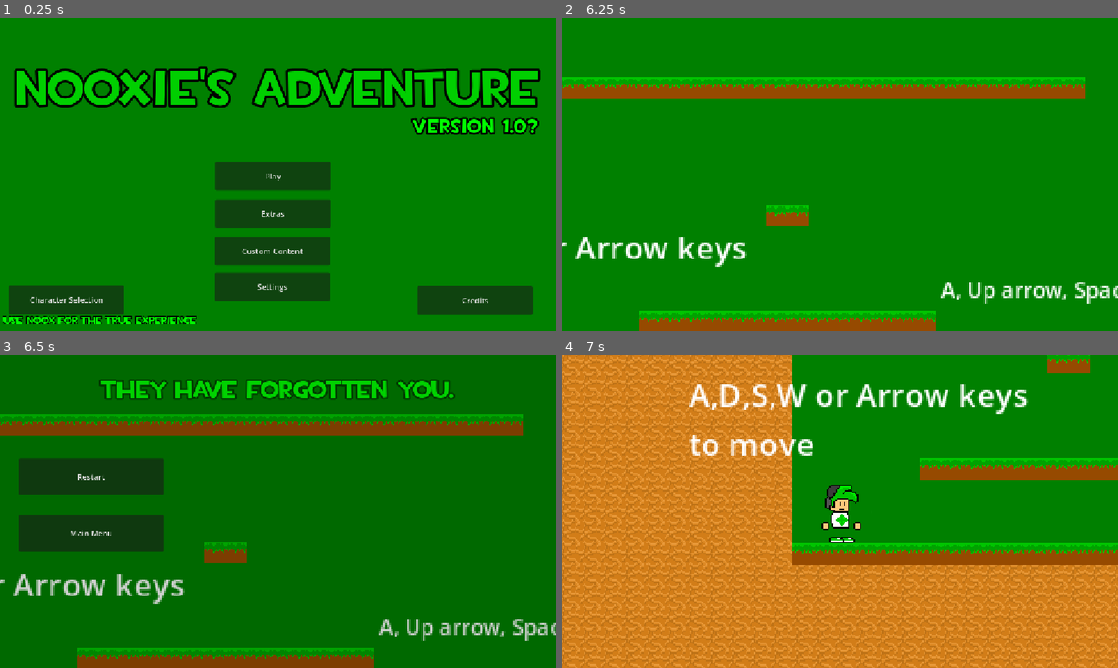
Above: before the commit, frames 1-4 (two rows, left to right).
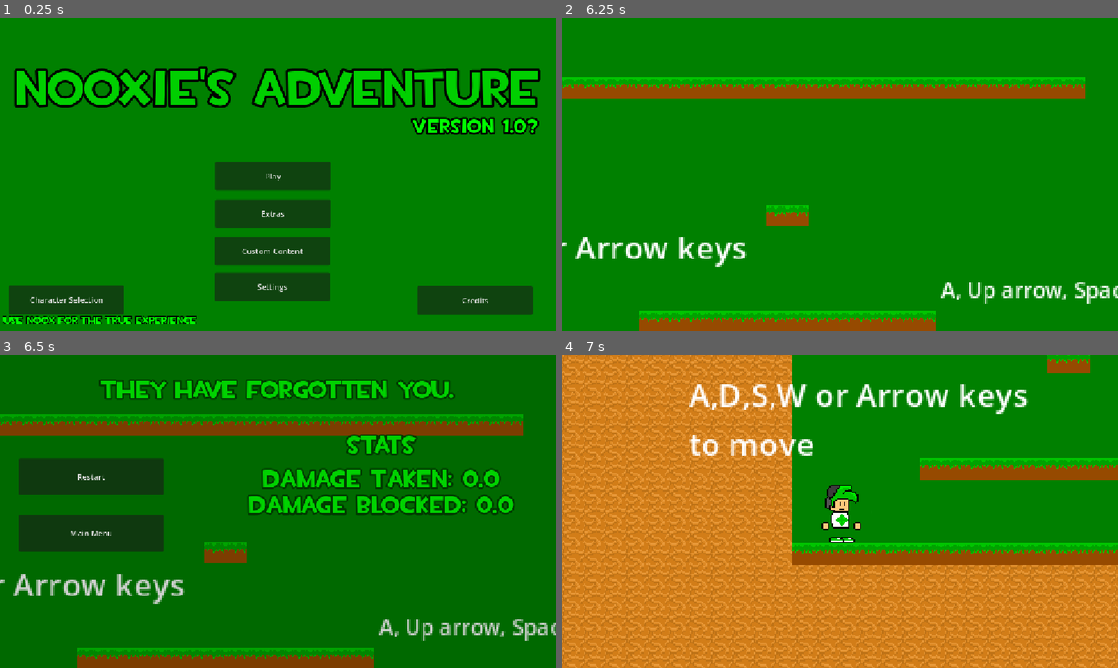
Above: after the commit, the same moments.

Repository: nooxTheHumanoid/nooxie-s-adventure-the-game
Game: Godot game, scene res://menu.tscn
Two runs of this game, one before a commit and one after it. Both use one fixed random seed, a clock stepped at 60 frames per second and the inputs below.
Inputs (mouse positions are in pixels of both pictures, inside the frame that each line leads up to):
- Up to frame 1 (0.25 s): no input
- Up to frame 2 (6.25 s): click "Play" at 0.5 s; tap Enter at 1.25 s; move the mouse to (962, 158) at 1.27 s; hold D (right) 1.28-2.78 s; right-click (962, 158) at 1.35 s; click (962, 158) at 1.42 s; tap Space (jump) at 1.52, 2.27, 3.77, 4.52, 5.27 s; move the mouse to (728, 190) at 2.02 s; click (728, 190) at 2.1 s; move the mouse to (895, 105) at 2.77 s; hold A (left) 2.78-3.53 s; tap 1 (slot1) at 2.85 s; move the mouse to (812, 237) at 3.52 s; hold D (right) 3.53-5.03 s; tap 2 (slot2) at 3.6 s; click (812, 237) at 3.67 s; move the mouse to (1006, 221) at 4.27 s; tap 3 (slot3) at 4.35 s; tap 7 (Suicide) at 4.9 s; move the mouse to (673, 127) at 5.02 s; hold A (left) 5.03-5.78 s; tap 4 (slot4) at 5.1 s; move the mouse to (867, 174) at 5.77 s; hold D (right) from 5.78 s (still down); hold Shift (sprint) from 5.78 s (still down); click (867, 174) at 5.92 s
- Up to frame 3 (6.5 s): keep holding D (right); keep holding Shift (sprint)
- Up to frame 4 (7 s): release D (right) at 6.5 s; release Shift (sprint) at 6.5 s; click "Restart" at 6.5 s

Frames 1-2 are identical in both runs. In frame 3, 5.0% of the frame differs, in the area x 44-93%, y 25-52%; in frame 4, nothing differs.

Commit message:
losing stats

Diff:
--- a/Scripts/player.gd
+++ b/Scripts/player.gd
@@ -98,6 +98,7 @@
 @export var Has_stamina = true
 @export var TauntName = "Taunt"
 @export var Hands = "NX"
+@export var can_wallclimb = true
 @export_group("")
 
 @export_group("Stomping Enemies")
@@ -183,6 +184,7 @@
 var InjuryAimSpeed = 1.0 #Used only for injuries
 @export var PainAmount = 100.0
 @export var mood = 100.0
+@export var visibility = 0.0
 var HeadInjurySpeed = 1.0
 var startedWithInstaAim = true
 var IwantDuckOrTaunt = "none" #This is so fucking bad!!!
@@ -237,6 +239,8 @@
 	health_bar.init_health(MaxHealth)
 	if shotty:
 		shotty.char_skin(Hands)
+	global.DamageTaken = 0.0
+	global.DamageBlocked = 0.0
 
 func _process(delta):
 	if Input.is_action_just_pressed("HoldFire"):
@@ -292,6 +296,7 @@
 	if HeadtraumaTime > 0.0:
 		Headtrauma = true
 		HeadtraumaTime -= delta * InjuryRecoveryMulti
+		visibility -= delta * 10.0
 	if InjuredArmTime > 0.0:
 		InjuredArm = true
 		InjuredArmTime -= delta * InjuryRecoveryMulti
@@ -632,8 +637,10 @@
 
 func died():
 	health -= (gethitdmg-(gethitdmg*(defence*0.01)))*DamageTakenMulti
+	global.DamageTaken += (gethitdmg-(gethitdmg*(defence*0.01)))*DamageTakenMulti
 	PainAmount -= (gethitdmg*1.5)
 	mood -= (gethitdmg/MoodMulti)
+	#global.DamageBlocked += (gethitdmg*(defence*0.01))*DamageTakenMulti
 	global.tempkills = 0
 	if health > 0:
 		health_bar.set_health(health)
--- a/global.gd
+++ b/global.gd
@@ -25,6 +25,9 @@
 # while playing
 var holdfire = false
 var fullDef = false
+# temp stats
+var DamageTaken = 0.0
+var DamageBlocked = 0.0
 func _process(_delta: float) -> void:
 	if Wave == 1:
 		maxenemies = 5
--- a/lose.gd
+++ b/lose.gd
@@ -2,12 +2,14 @@
 
 @onready var Text = $DeathText
 @onready var Music = $Music
+@onready var stats = $Stats
 @export_file var Level
 @export_file var path
 var randomText = randi_range(1,4)
 func _ready() -> void:
 	#visible = false
 	Music.playing = global.Music_Enabled
+	stats.text = "Damage Taken: " + str(global.DamageTaken) + "\nDamage Blocked: " + str(global.DamageBlocked - global.DamageTaken)
 	if get_tree().get_first_node_in_group("Player"):
 		get_tree().get_first_node_in_group("Player").queue_free()
 	if randomText == 1:
--- a/loseScreen.tscn
+++ b/loseScreen.tscn
@@ -47,6 +47,36 @@
 vertical_alignment = 1
 autowrap_mode = 2
 
+[node name="Stats" type="Label" parent="." unique_id=1173880020]
+offset_left = 440.1662
+offset_top = 236.0
+offset_right = 1144.0002
+offset_bottom = 464.0
+theme_override_colors/font_color = Color(0, 1, 0, 1)
+theme_override_colors/font_outline_color = Color(0, 0.27058825, 0, 1)
+theme_override_constants/outline_size = 15
+theme_override_fonts/font = ExtResource("3_12blp")
+theme_override_font_sizes/font_size = 50
+text = "Damage Taken: 0
+Damage Blocked: 0"
+horizontal_alignment = 1
+autowrap_mode = 2
+
+[node name="StatLabel" type="Label" parent="." unique_id=1936923816]
+offset_left = 440.1662
+offset_top = 159.0
+offset_right = 1144.0002
+offset_bottom = 225.0
+theme_override_colors/font_color = Color(0, 1, 0, 1)
+theme_override_colors/font_outline_color = Color(0, 0.27058825, 0, 1)
+theme_override_constants/outline_size = 15
+theme_override_fonts/font = ExtResource("3_12blp")
+theme_override_font_sizes/font_size = 50
+text = "Stats"
+horizontal_alignment = 1
+vertical_alignment = 1
+autowrap_mode = 2
+
 [node name="Music" type="AudioStreamPlayer" parent="." unique_id=1289680277]
 stream = ExtResource("3_auqi3")
 volume_db = 4.0
--- a/things/playerWeapons/OverpoweredGun.tscn
+++ b/things/playerWeapons/OverpoweredGun.tscn
@@ -103,7 +103,7 @@
 script = ExtResource("10_u0pnv")
 
 [node name="Marker2D" type="Marker2D" parent="." unique_id=568080738]
-position = Vector2(21, -3)
+position = Vector2(19, -3)
 
 [node name="Fire" type="AudioStreamPlayer2D" parent="." unique_id=239943092]
 stream = ExtResource("11_w2ndk")
--- a/things/playerWeapons/Rifle.tscn
+++ b/things/playerWeapons/Rifle.tscn
@@ -87,16 +87,16 @@
 
 [node name="OpGun" type="Node2D" unique_id=1407007056]
 script = ExtResource("1_oocp6")
-y_offset = 5.0
+y_offset = 3.0
 
 [node name="AnimatedSprite2D" type="AnimatedSprite2D" parent="." unique_id=707050063]
-position = Vector2(12, -1)
+position = Vector2(3, -5)
 sprite_frames = SubResource("SpriteFrames_r0t5k")
 animation = &"GuyD_default"
 script = ExtResource("10_wrfhm")
 
 [node name="Marker2D" type="Marker2D" parent="." unique_id=568080738]
-position = Vector2(21, -3)
+position = Vector2(16, -3)
 
 [node name="Fire" type="AudioStreamPlayer2D" parent="." unique_id=239943092]
 stream = ExtResource("11_g4j3h")
